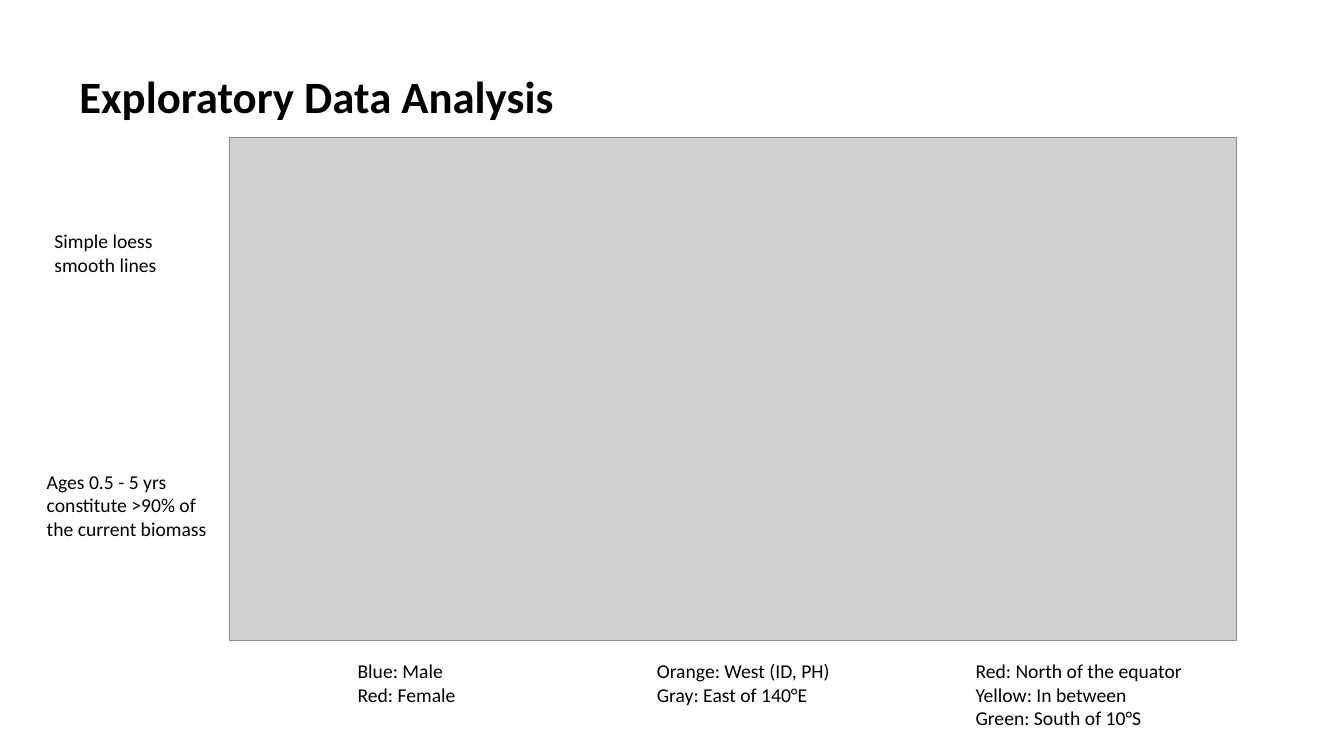
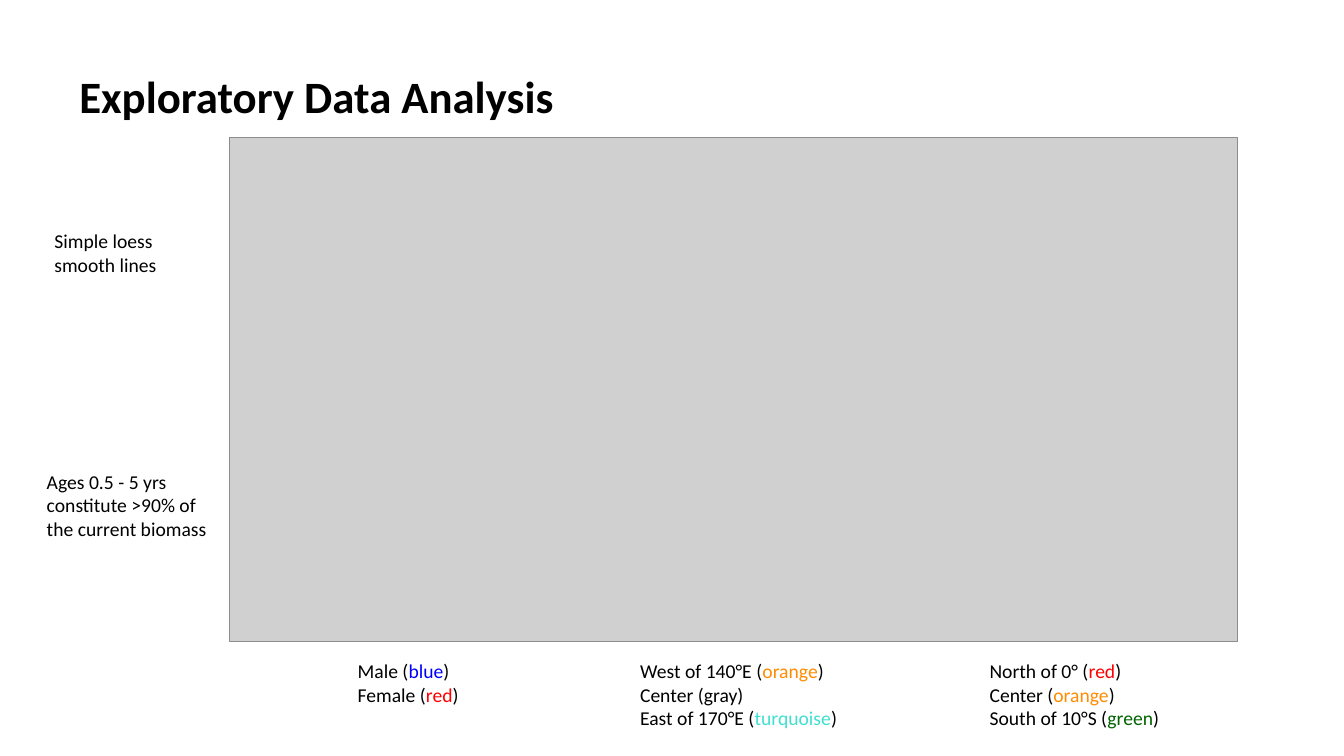
Before and after one commit to PacificCommunity/ofp-sam-2023-assessments, a slide deck: slide 4 of paw/P10_yft_conditional_age_at_length/P10_conditional_age_at_length.pptx. Drawn at 1344x756 pixels with LibreOffice and Linux fonts; fonts in the diff are those of the drawing; grey boxes stand for pictures; background and template pictures are left out. Boxes give left, top, right and bottom in pixels: in the first picture for what was removed or moved away, otherwise in the second. Text is boxed around its words. In the diff, an @@ line names an element or a change of style, - is before the commit and + after.

Commit message:
Update presentation P10

```diff
--- a/paw/P10_yft_conditional_age_at_length/P10_conditional_age_at_length.pptx
+++ b/paw/P10_yft_conditional_age_at_length/P10_conditional_age_at_length.pptx
@@ text at (x1=358, y1=664, x2=459, y2=705): text changed @@
-Blue: Male
-Red: Female
+Male (blue)
+Female (red)
@@ text at (x1=640, y1=664, x2=837, y2=728): text changed @@
-Orange: West (ID, PH)
-Gray: East of 140°E
+West of 140°E (orange)
+Center (gray)
+East of 170°E (turquoise)
@@ text at (x1=990, y1=664, x2=1159, y2=729): text changed @@
-Red: North of the equator
-Yellow: In between
-Green: South of 10°S
+North of 0° (red)
+Center (orange)
+South of 10°S (green)
```
Also in this commit, not shown: 3 other files.
